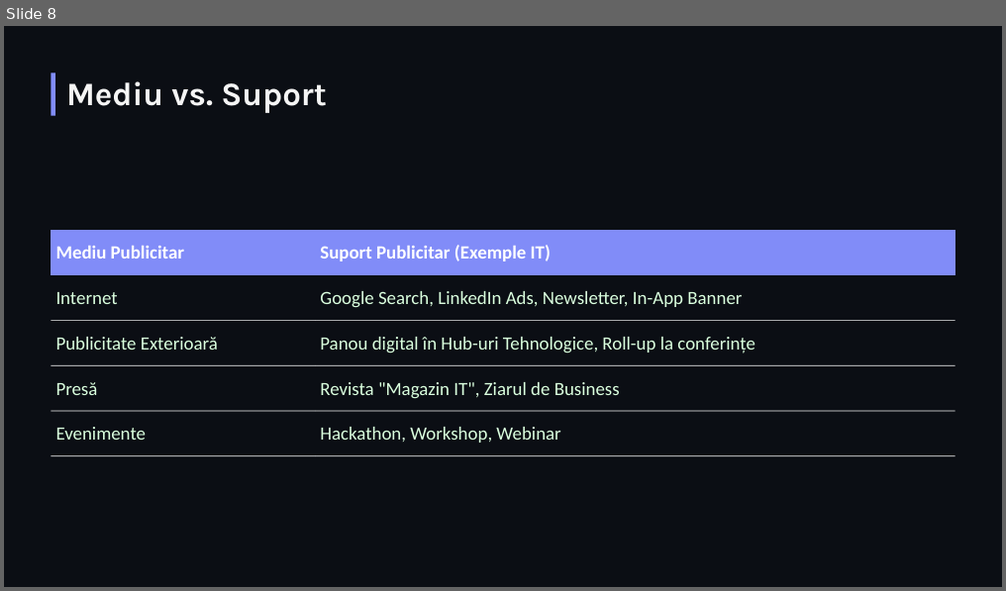
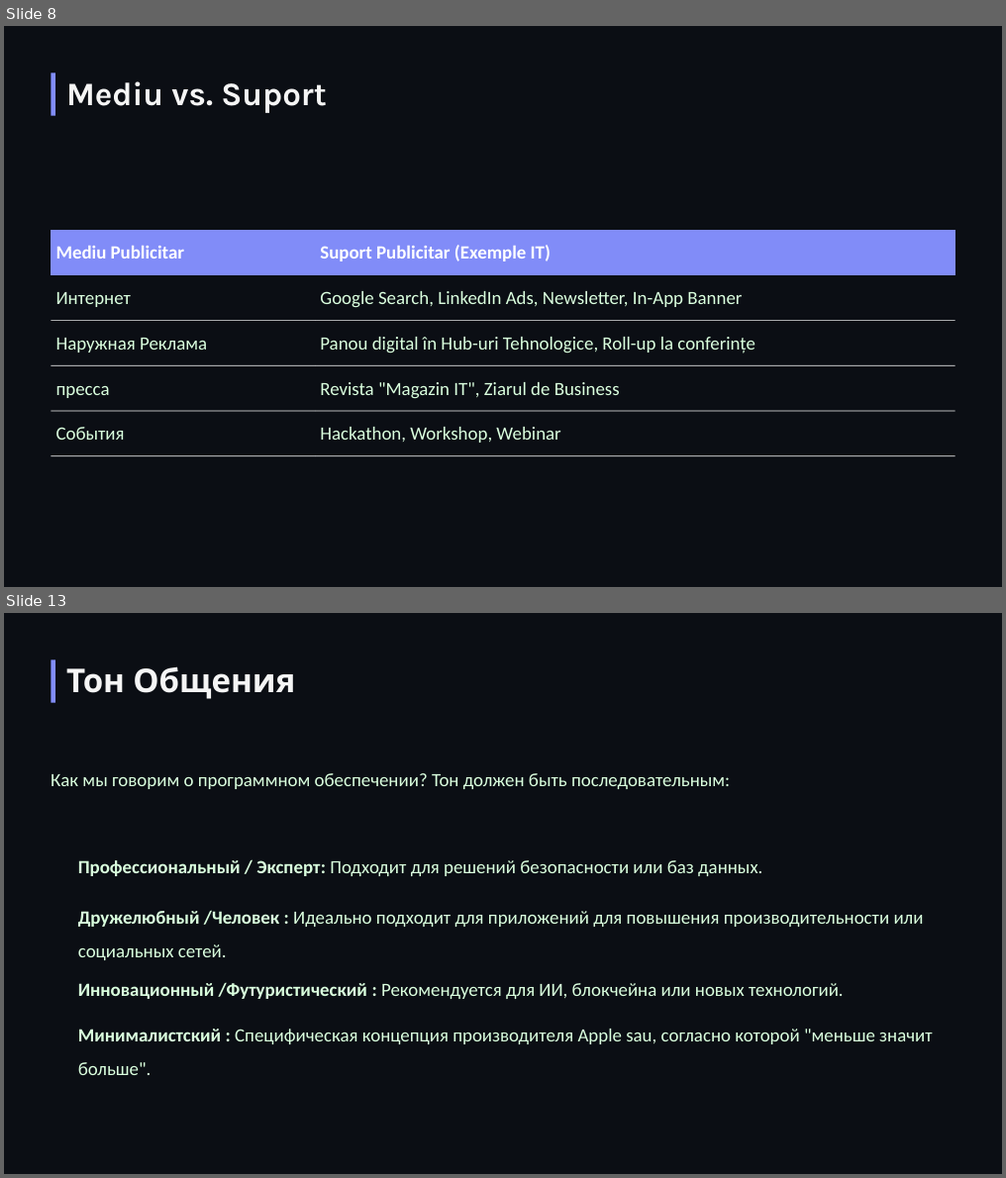
Before and after one commit to Cazacu-Condrat-Dumitru/LucruBackup1, a slide deck: PromovareSoftwareLesson4.pptx. Shown one above the other, each under a label of ours: slide 8 before the commit, slides 8 and 13 after it; the slides between them are not shown. The pictures are 1006x591 and 1006x1178 pixels, drawn with LibreOffice and Linux fonts; fonts in the diff are those of the drawing; background and template pictures are left out. Boxes give left, top, right and bottom in pixels: in the first picture for what was removed or moved away, otherwise in the second. Text is boxed around its words. In the diff, an @@ line names an element or a change of style, - is before the commit and + after.

```diff
--- a/PromovareSoftwareLesson4.pptx
+++ b/PromovareSoftwareLesson4.pptx
@@ slide 13 added at <box>4,613,1002,1174</box>, background picture (left out) @@
@@ rectangle added at <box>51,660,54,702</box>, fill #818CF8 @@
@@ text added at <box>66,666,295,699</box>, 31.5 pt, text #F5F5F5, bold @@
+Тон Общения
@@ text added at <box>51,773,730,789</box>, 18 pt, text #DAFFDE @@
+Как мы говорим о программном обеспечении? Тон должен быть последовательным:
@@ text added at <box>78,861,762,876</box>, 18 pt, text #DAFFDE @@
+Профессиональный / Эксперт: Подходит для решений безопасности или баз данных.
@@ text added at <box>78,910,924,960</box>, 18 pt, text #DAFFDE @@
+Дружелюбный /Человек : Идеально подходит для приложений для повышения производительности или социальных сетей.
@@ text added at <box>78,982,844,999</box>, 18 pt, text #DAFFDE @@
+Инновационный /Футуристический : Рекомендуется для ИИ, блокчейна или новых технологий.
@@ text added at <box>78,1029,933,1075</box>, 18 pt, text #DAFFDE @@
+Минималистский : Специфическая концепция производителя Apple sau, согласно которой "меньше значит больше".
@@ slide 8 changed as well @@
@@ table at <box>51,230,954,458</box> @@
-row 2, column 1: Internet
+row 2, column 1: Интернет
-row 3, column 1: Publicitate Exterioară
+row 3, column 1: Наружная Реклама
-row 4, column 1: Presă
+row 4, column 1: пресса
-row 5, column 1: Evenimente
+row 5, column 1: События
```
Also in this commit, not shown: 14 other slides changed, 12 other slides added, 13 slides removed.
